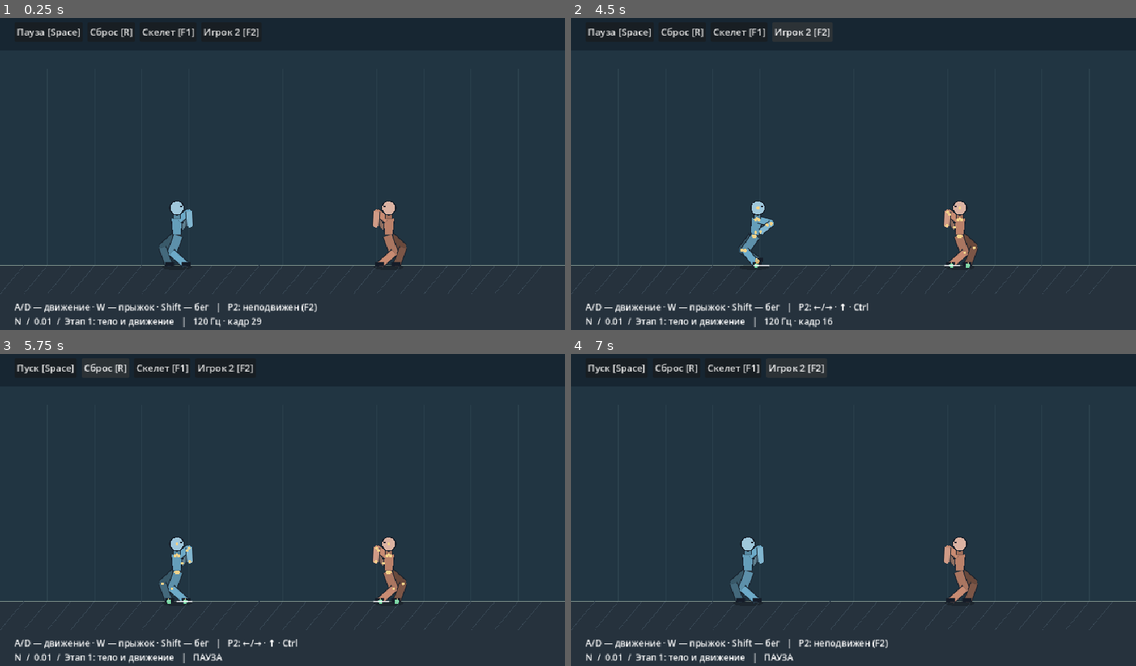
Above: before the commit, frames 1-4 (two rows, left to right).
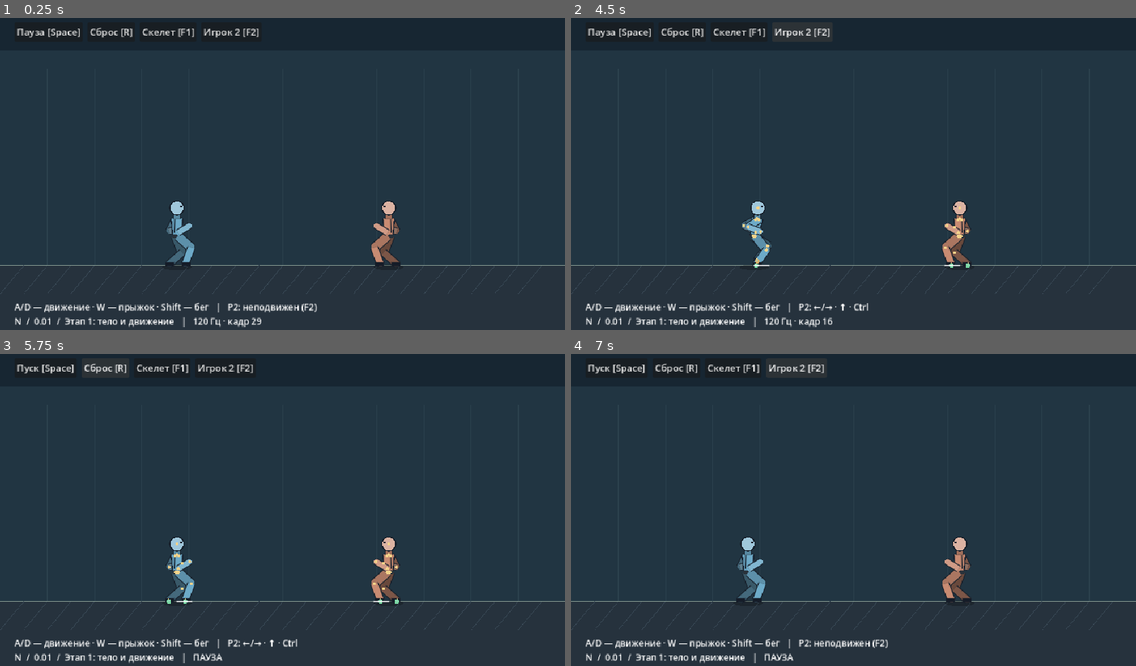
Above: after the commit, the same moments.

Repository: Mefits/pixelfxGadot
Game: Godot game, scene res://game/arena.tscn
Two runs of this game, one before a commit and one after it. Both use one fixed random seed, a clock stepped at 60 frames per second and the inputs below.
Inputs:
- Up to frame 1 (0.25 s): no input
- Up to frame 2 (4.5 s): click "Пауза [Space]" at 0.5 s; click "Пуск [Space]" at 1.25 s; click "Сброс [R]" at 2 s; click "Скелет [F1]" at 2.75 s; click "Игрок 2 [F2]" at 3.5 s; tap Enter at 4.25 s; hold D from 4.28 s (still down); tap R at 4.35 s
- Up to frame 3 (5.75 s): tap Space at 4.52 s; release D at 5 s; click "Сброс [R]" at 5 s
- Up to frame 4 (7 s): click "Скелет [F1]" at 5.75 s; click "Игрок 2 [F2]" at 6.5 s

The runs differ from the first frame. In frame 1, 1.1% of the frame differs, in the area x 28-72%, y 61-80%; in frame 2, 1.0%; in frame 3, 1.1%; in frame 4, 1.1%.

Commit message:
N: correct bend convention, improve step cadence and assert planted-foot contact

Diff:
--- a/game/motor.gd
+++ b/game/motor.gd
@@ -37,7 +37,7 @@
 func _begin_step(index:int,axis:float)->void:
     swing=index
     swing_from=feet[index]
-    var ahead:float=signf(axis)*(25 if sprint else 22)
+    var ahead:float=signf(axis)*(29 if sprint else 22)
     if absf(axis)<.01:ahead=(14 if index==0 else -14)*facing
     swing_to=Vector2(clampf(pos.x+ahead,32,928),FLOOR)
     swing_t=0
@@ -72,8 +72,9 @@
         return
     gait=move_toward(gait,clampf(absf(velocity.x)/WALK,0,1),DT*8)
     if swing>=0:
-        swing_t=minf(STEP_TIME,swing_t+DT)
-        var u:float=swing_t/STEP_TIME
+        var duration:float=.12 if sprint else STEP_TIME
+        swing_t=minf(duration,swing_t+DT)
+        var u:float=swing_t/duration
         var eased:float=u*u*(3-2*u)
         feet[swing]=swing_from.lerp(swing_to,eased)
         feet[swing].y-=sin(u*PI)*(15 if sprint else 10)
--- a/game/rig.gd
+++ b/game/rig.gd
@@ -13,7 +13,7 @@
     var along:float=(l1*l1-l2*l2+d*d)/(2*d)
     var height:float=sqrt(maxf(0,l1*l1-along*along))
     var end:Vector2=a+direction*d
-    var joint:Vector2=a+direction*along+direction.orthogonal()*height*bend
+    var joint:Vector2=a+direction*along+Vector2(-direction.y,direction.x)*height*bend
     return [joint,end]
 func sample(m)->Dictionary:
     var direction:float=float(m.facing)
@@ -23,10 +23,11 @@
     var hip_y:float=-50+4*m.land
     if m.grounded:
         # Keep BOTH target feet within the reach envelope while grounded.
-        for foot in m.feet:
-            var dx:float=absf(foot.x-m.pos.x)
+        for i in range(2):
+            var foot:Vector2=m.feet[i]
+            var dx:float=absf((foot.x-m.pos.x)*direction-(2 if i==0 else -2))
             var max_height:float=sqrt(maxf(4,59.7*59.7-minf(dx,58)*minf(dx,58)))
-            hip_y=maxf(hip_y,foot.y-m.pos.y-max_height)
+            hip_y=maxf(hip_y,foot.y-m.pos.y-2-max_height)
     var hip:=Vector2(0,hip_y)
     var chest:=hip+Vector2(lean,-30)
     var head:=chest+Vector2(lean*.25,-18)
--- a/tests/locomotion.gd
+++ b/tests/locomotion.gd
@@ -14,13 +14,21 @@
         var l:Vector2=a[id]-w.a.pos
         var r:Vector2=b[id]-w.b.pos
         check(l.distance_to(Vector2(-r.x,r.y))<.001,"Mirrored joint "+id)
+    check(a.knee_near.x>a.thigh_near.x and b.knee_near.x<b.thigh_near.x,"Knees bend toward opponent")
     for i in range(120):
+        var previous:Array[Vector2]=w.a.feet.duplicate()
+        var old_swing:int=w.a.swing
         w.tick({"move":1},{})
+        for j in range(2):
+            if j!=old_swing and j!=w.a.swing:
+                check(w.a.feet[j].distance_to(previous[j])<.001,"Planted foot remains fixed")
         var p:Dictionary=w.rig_a.points
         for side in ["near","far"]:
             check(absf(p["thigh_"+side].distance_to(p["knee_"+side])-R.UPPER_LEG)<.001,"Upper leg")
             check(absf(p["knee_"+side].distance_to(p["foot_"+side])-R.LOWER_LEG)<.001,"Lower leg")
             check(p["foot_"+side].y<=M.FLOOR+.01,"No floor penetration")
+            var index:int=0 if side=="near" else 1
+            if w.a.swing!=index:check(p["foot_"+side].distance_to(w.a.feet[index]-Vector2(0,2))<.5,"IK reaches support")
     check(w.a.pos.x>400 and w.a.steps>2,"Walk and foot steps")
     var before:float=w.a.pos.x
     for i in range(100):w.tick({}, {})
Not shown, changed: docs/CHECKPOINT.md
